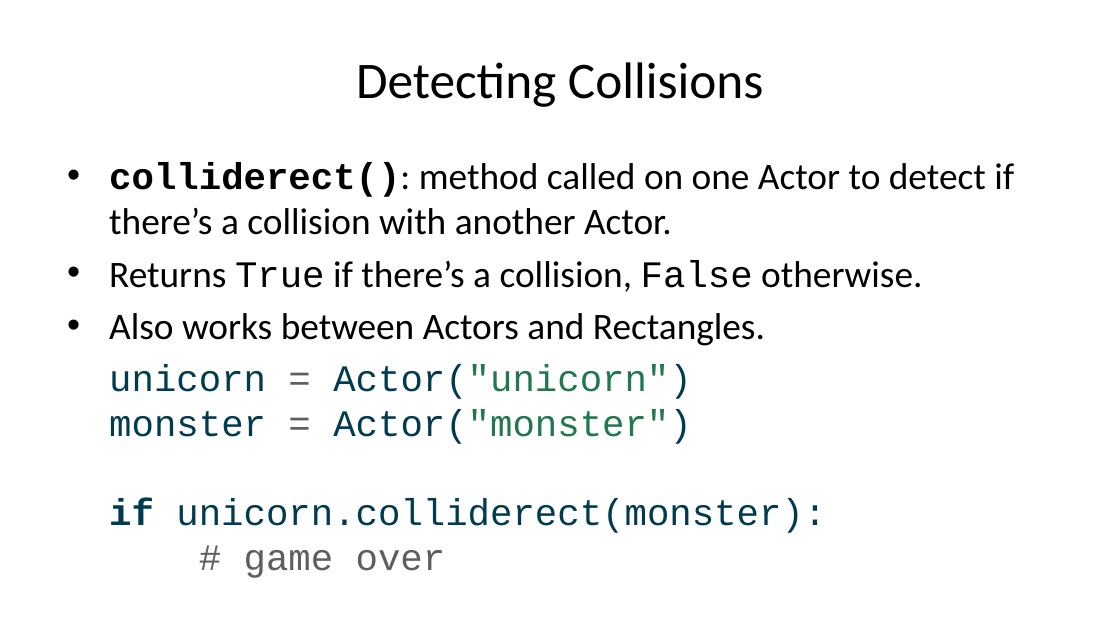
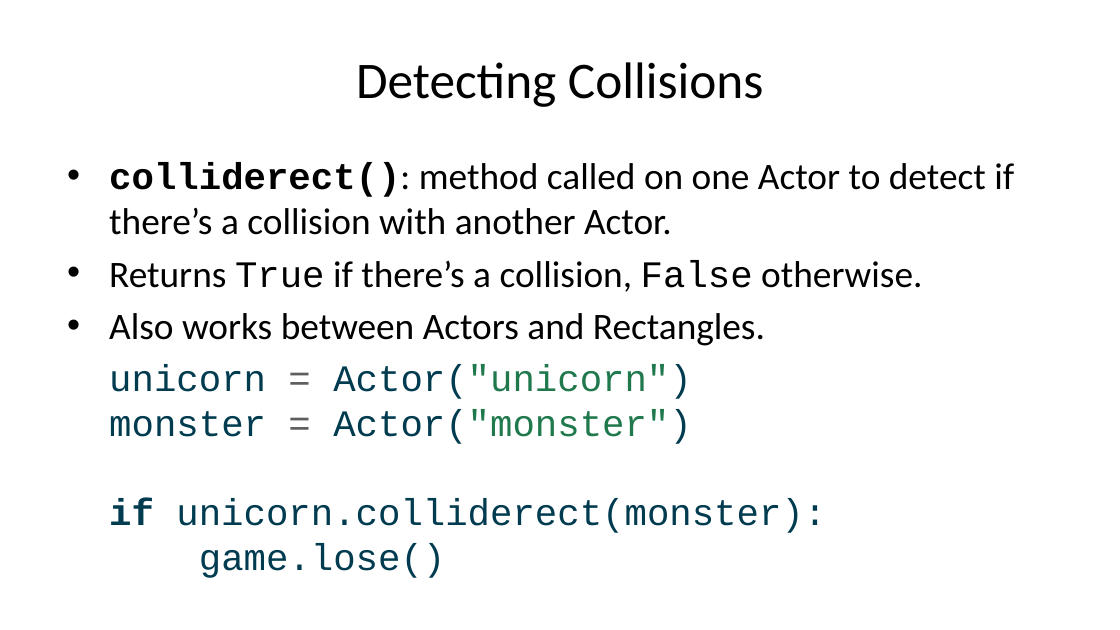
Before and after one commit to mjdargen/cs4040, a slide deck: slide 4 of course/u3m3/u3m3-slides.pptx. Drawn at 1120x630 pixels with LibreOffice and Linux fonts; fonts in the diff are those of the drawing. Boxes give left, top, right and bottom in pixels: in the first picture for what was removed or moved away, otherwise in the second. Text is boxed around its words. In the diff, an @@ line names an element or a change of style, - is before the commit and + after.

```diff
--- a/course/u3m3/u3m3-slides.pptx
+++ b/course/u3m3/u3m3-slides.pptx
@@ text at [109,364,826,578]: text changed @@
-unicorn = Actor("unicorn")
-monster = Actor("monster")
-if unicorn.colliderect(monster):
-# game over
+unicorn = Actor("unicorn")
+monster = Actor("monster")
+if unicorn.colliderect(monster):
+game.lose()
```
Also in this commit, not shown: 4 other slides changed, 4 slides added, 18 other files.
